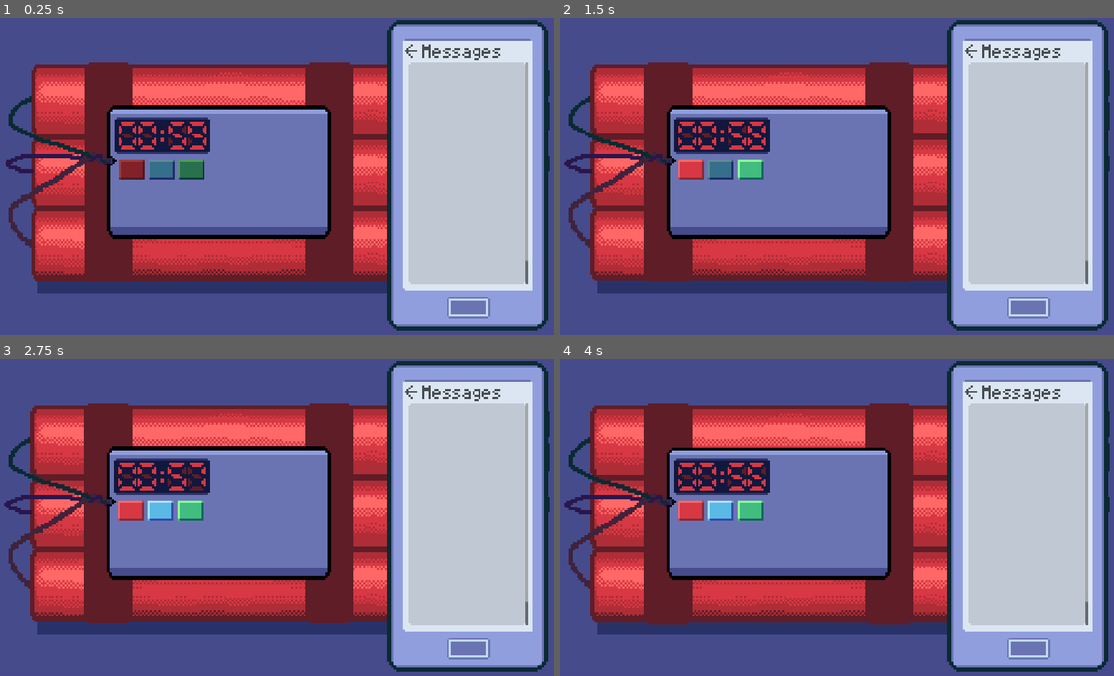
Above: before the commit, frames 1-4 (two rows, left to right).
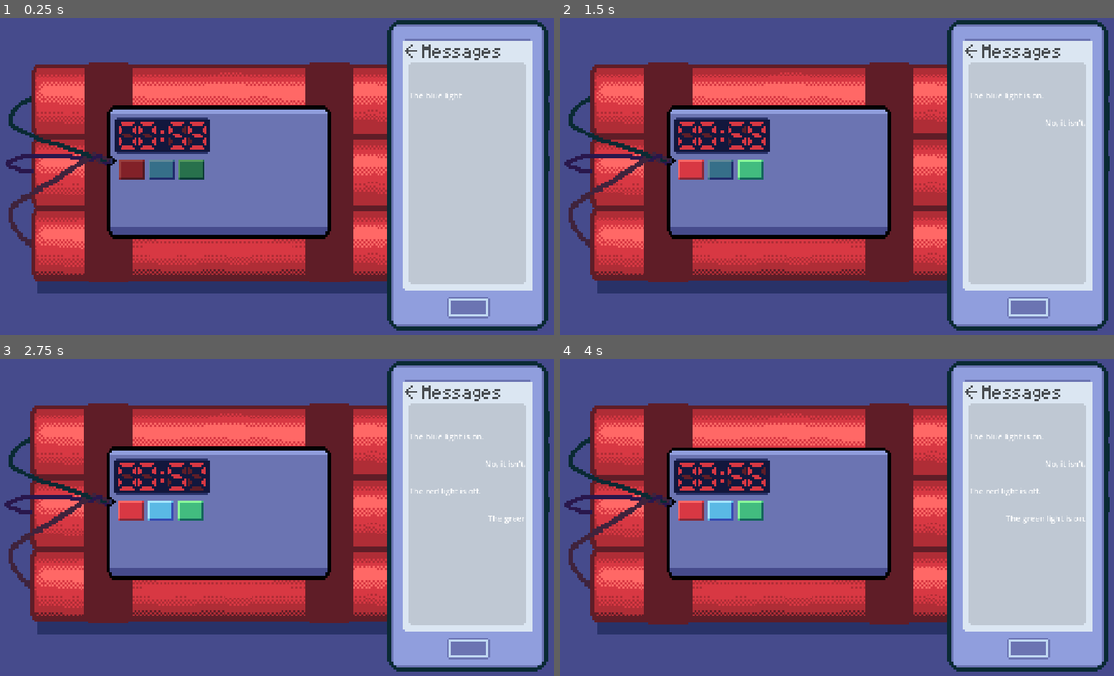
Above: after the commit, the same moments.

Repository: Mr-Excoem/brackeys-jam-2026-2
Game: Godot game, scene res://main.tscn
Same seed, same stepped clock (60 frames per second), same inputs: the game is played once before the commit and once after it. Before the commit the project has no main scene; this scene is started directly in both runs.
Inputs (mouse positions are in pixels of both pictures, inside the frame that each line leads up to):
- Up to frame 1 (0.25 s): no input
- Up to frame 2 (1.5 s): click (692, 170) at 0.5 s; click (748, 170) at 1.25 s
- Up to frame 3 (2.75 s): click (160, 511) at 2 s
- Up to frame 4 (4 s): tap Enter at 2.75 s; move the mouse to (964, 504) at 2.77 s; hold Right 2.78-3.53 s; tap Alt at 2.85 s; click (964, 504) at 2.92 s; tap Space at 3.5 s; move the mouse to (726, 536) at 3.52 s; hold Down from 3.53 s (still down); tap Shift at 3.6 s

The runs differ from the first frame. In frame 1, 0.4% of the frame differs, in the area x 74-96%, y 13-84%; in frame 2, 0.5%; in frame 3, 0.6%; in frame 4, 0.6%.

Commit message:
Conversation appears
no scrolling yet, and right dialouge is not added yet.

Diff:
--- a/brackeys-2026/main.gd
+++ b/brackeys-2026/main.gd
@@ -11,6 +11,9 @@
 var time_up = false
 
 # Dialogue
+func _ready():
+	show_dialogue()
+
 var dialogue_index = 0
 
 var dialogue = [
@@ -19,6 +22,31 @@
 	{"speaker": "PERSON A", "text": "The red light is off."},
 	{"speaker": "PERSON B", "text": "The green light is on."}
 ]
+
+var chat_message_scene = preload("res://scenes/ChatMessage.tscn")
+
+
+func show_dialogue():
+	if dialogue_index >= dialogue.size():
+		return
+
+	var message = chat_message_scene.instantiate()
+	$Phone/ChatScroll/ChatMessages.add_child(message)
+
+	message.setup_message(
+		dialogue[dialogue_index]["speaker"],
+		dialogue[dialogue_index]["text"]
+	)
+
+	message.finished_typing.connect(_on_message_finished)
+
+func _on_message_finished():
+	dialogue_index += 1
+
+	await get_tree().create_timer(0.5).timeout
+
+	show_dialogue()
+
 @onready var bomb = $Bomb
 #in this case, red_on is bomb.red_button.on
 
--- a/brackeys-2026/main.tscn
+++ b/brackeys-2026/main.tscn
@@ -5,6 +5,7 @@
 [ext_resource type="Texture2D" uid="uid://8i23lg1ebwxx" path="res://assets/background.png" id="2_h2yge"]
 [ext_resource type="Texture2D" uid="uid://c33bhdin64hgh" path="res://assets/phone_background.png" id="4_1bvp3"]
 [ext_resource type="Texture2D" uid="uid://c6hehw42vf24x" path="res://assets/phone_border.png" id="5_lquwl"]
+[ext_resource type="PackedScene" uid="uid://b8embku2jpi8" path="res://scenes/ChatMessage.tscn" id="6_7mycd"]
 
 [node name="Main" type="Node2D" unique_id=1646423350]
 script = ExtResource("1_ig7tw")
@@ -52,21 +53,20 @@
 texture = ExtResource("5_lquwl")
 
 [node name="ChatScroll" type="ScrollContainer" parent="Phone" unique_id=1076664663]
-custom_minimum_size = Vector2(241, 447)
+custom_minimum_size = Vector2(235, 447)
 offset_left = 838.0
 offset_top = 89.0
-offset_right = 1079.0
+offset_right = 1073.0
 offset_bottom = 536.0
 horizontal_scroll_mode = 0
 
 [node name="ChatMessages" type="VBoxContainer" parent="Phone/ChatScroll" unique_id=1784019997]
-custom_minimum_size = Vector2(0, 500)
+custom_minimum_size = Vector2(235, 46)
 layout_mode = 2
+theme_override_constants/separation = 15
 
-[node name="TextMessageA" type="RichTextLabel" parent="Phone/ChatScroll/ChatMessages" unique_id=602462938]
+[node name="ChatMessage" parent="Phone/ChatScroll/ChatMessages" unique_id=147617668 instance=ExtResource("6_7mycd")]
 layout_mode = 2
-theme_override_colors/default_color = Color(0.116397105, 0.12473061, 0.13306138, 1)
-text = "The blue light is on."
 
 [connection signal="pressed" from="RedLight" to="." method="_on_red_light_pressed"]
 [connection signal="pressed" from="BlueLight" to="." method="_on_blue_light_pressed"]
--- a/brackeys-2026/project.godot
+++ b/brackeys-2026/project.godot
@@ -11,6 +11,7 @@
 [application]
 
 config/name="Brackeys_2026"
+run/main_scene="uid://coed57jgpcf01"
 config/features=PackedStringArray("4.6", "Forward Plus")
 config/icon="res://icon.svg"
 
--- /dev/null
+++ b/brackeys-2026/scenes/ChatMessage.tscn
@@ -0,0 +1,8 @@
+[gd_scene format=3 uid="uid://b8embku2jpi8"]
+
+[ext_resource type="Script" uid="uid://b7bux1egyngmg" path="res://scripts/chat_message.gd" id="1_n3w1u"]
+
+[node name="ChatMessage" type="RichTextLabel" unique_id=147617668]
+custom_minimum_size = Vector2(0, 40)
+text = "Message"
+script = ExtResource("1_n3w1u")
--- /dev/null
+++ b/brackeys-2026/scripts/chat_message.gd
@@ -0,0 +1,46 @@
+extends RichTextLabel
+
+signal finished_typing
+
+var speaker = ""
+
+var full_text = ""
+var word_index = 0
+var words = []
+var typing_speed = 0.07
+var typing_timer = 0.0
+var typing_finished = false
+
+
+func setup_message(new_speaker: String, new_text: String):
+	speaker = new_speaker
+	full_text = new_text
+	words = full_text.split(" ")
+	word_index = 0
+	typing_finished = false
+	typing_timer = 0.0
+
+	if speaker == "PERSON A":
+		horizontal_alignment = HORIZONTAL_ALIGNMENT_LEFT
+	else:
+		horizontal_alignment = HORIZONTAL_ALIGNMENT_RIGHT
+
+	text = ""
+
+
+func _process(delta):
+	if typing_finished:
+		return
+
+	typing_timer += delta
+
+	if typing_timer >= typing_speed:
+		typing_timer = 0
+		word_index += 1
+
+		if word_index >= words.size():
+			text = full_text
+			typing_finished = true
+			finished_typing.emit()
+		else:
+			text = " ".join(words.slice(0, word_index))
Not shown, added: brackeys-2026/scripts/chat_message.gd.uid
